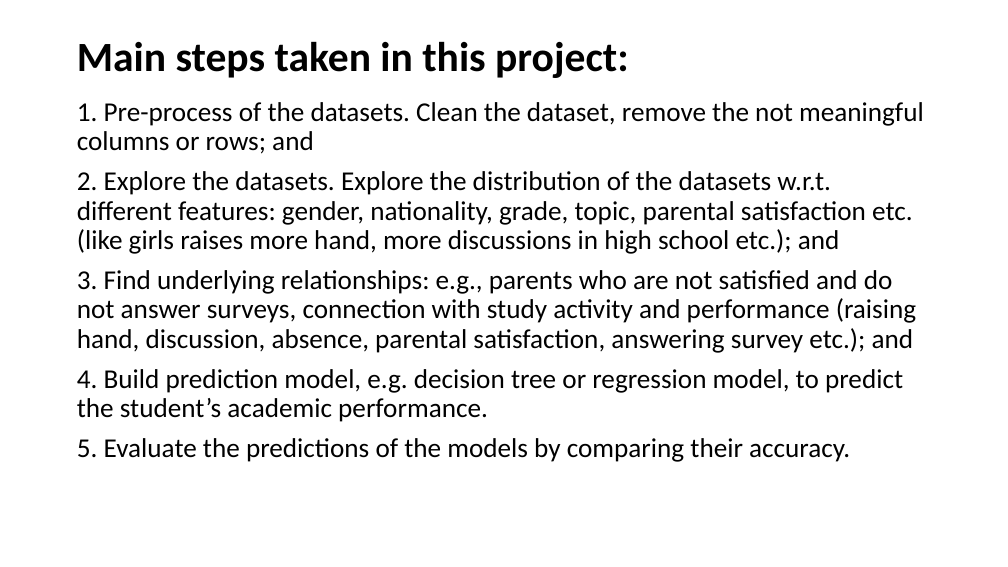
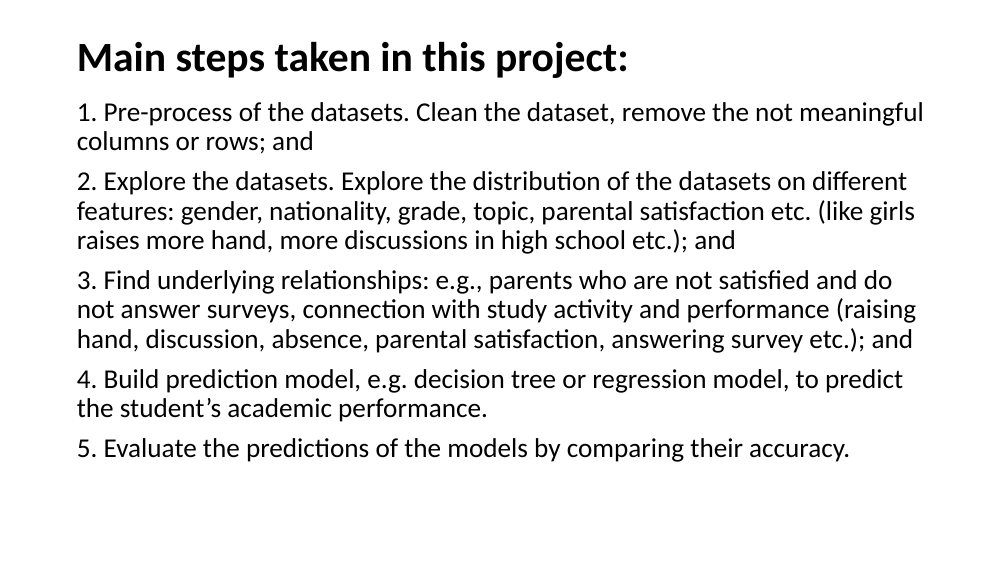
Before and after one commit to Rena-zhou/IFN702, a slide deck: slide 15 of Project presentation (presentation)- zhiying.pptx. Drawn at 1008x567 pixels with LibreOffice and Linux fonts; fonts in the diff are those of the drawing. Boxes give left, top, right and bottom in pixels: in the first picture for what was removed or moved away, otherwise in the second. Text is boxed around its words. In the diff, an @@ line names an element or a change of style, - is before the commit and + after.

Commit message:
done
done

```diff
--- a/Project presentation (presentation)- zhiying.pptx
+++ b/Project presentation (presentation)- zhiying.pptx
@@ text at (77, 171, 915, 254): text changed @@
-2. Explore the datasets. Explore the distribution of the datasets w.r.t. different features: gender, nationality, grade, topic, parental satisfaction etc. (like girls raises more hand, more discussions in high school etc.); and
+2. Explore the datasets. Explore the distribution of the datasets on different features: gender, nationality, grade, topic, parental satisfaction etc. (like girls raises more hand, more discussions in high school etc.); and
```
Also in this commit, not shown: 3 other slides changed.
